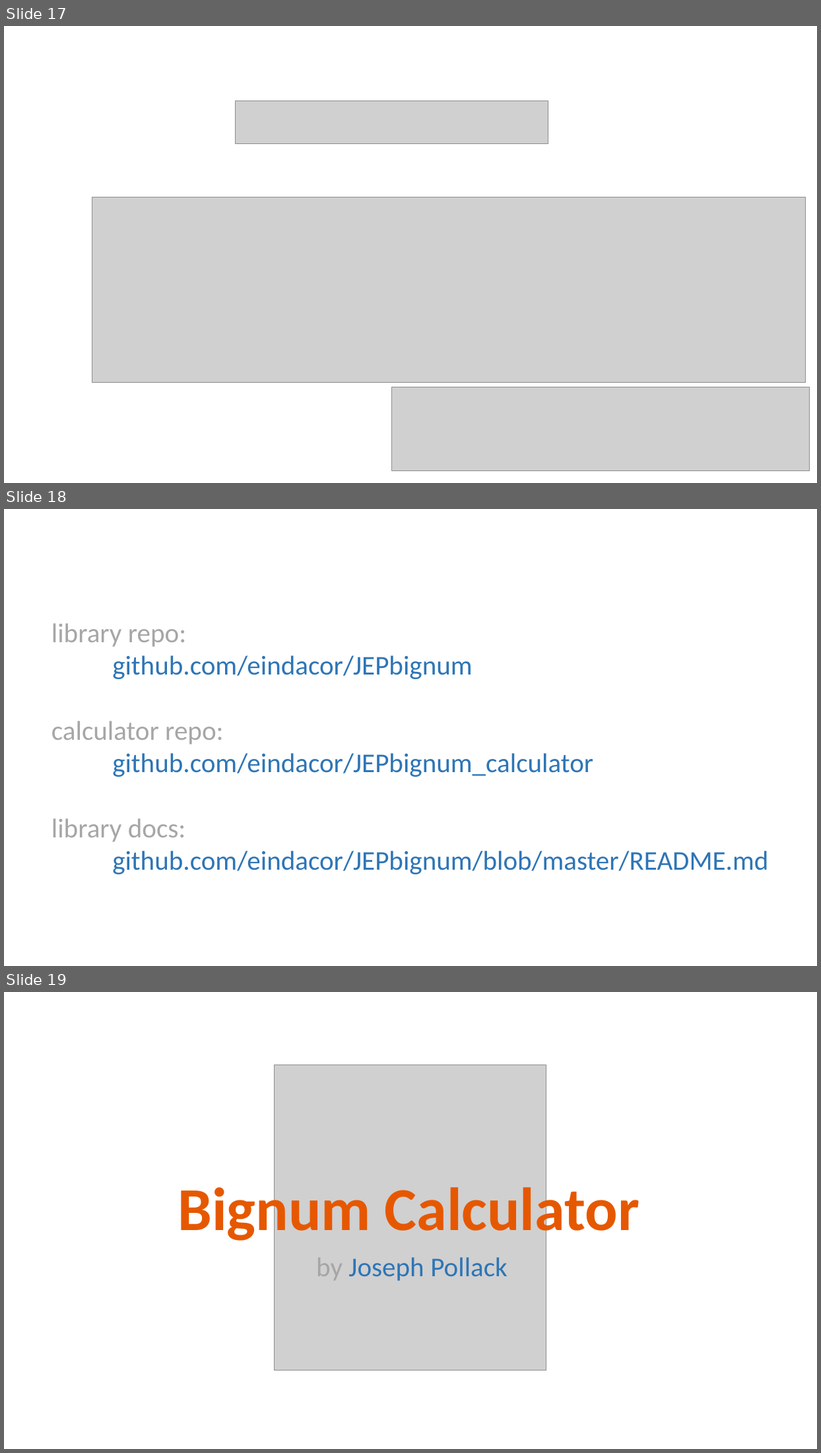
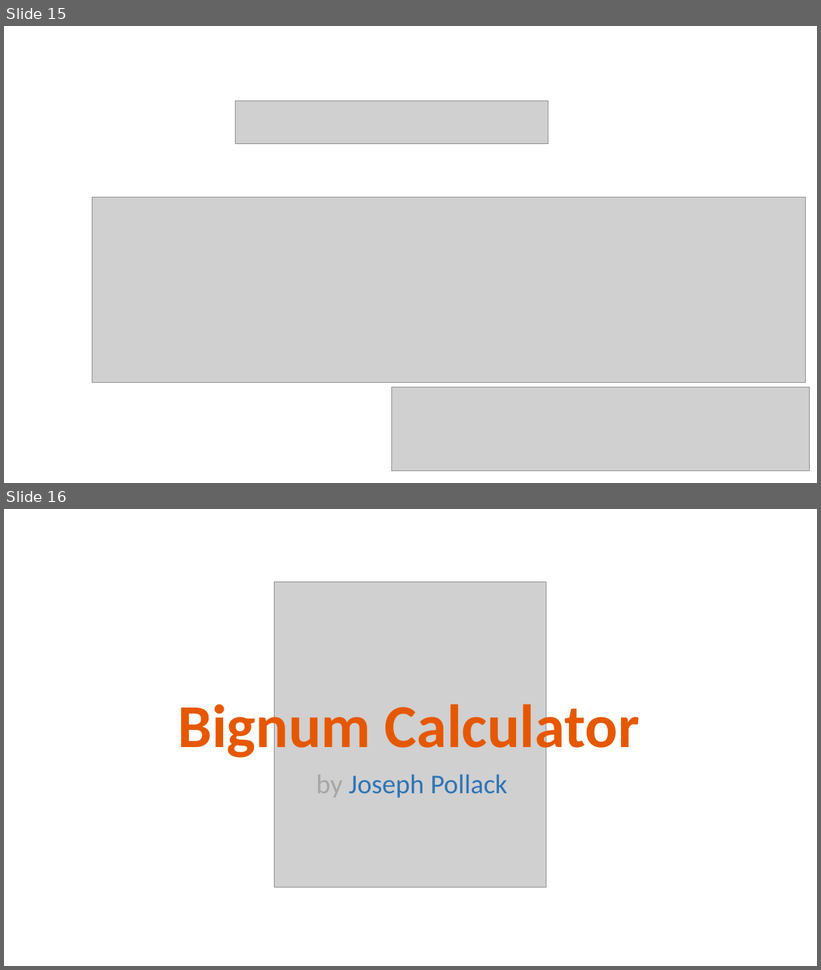
Before and after one commit to eindacor/JEPbignum_calculator, a slide deck: images/Bignum Presentation.pptx. Shown one above the other, each under a label of ours: slides 17, 18 and 19 before the commit, slides 15 and 16 after it. The pictures are 821x1453 and 821x970 pixels, drawn with LibreOffice and Linux fonts; fonts in the diff are those of the drawing; grey boxes stand for pictures; background and template pictures are left out. Boxes give left, top, right and bottom in pixels: in the first picture for what was removed or moved away, otherwise in the second. Text is boxed around its words. In the diff, an @@ line names an element or a change of style, - is before the commit and + after.

Commit message:
Update presentation

```diff
--- a/images/Bignum Presentation.pptx
+++ b/images/Bignum Presentation.pptx
@@ slide 18 removed at [4,509,817,966], background picture (left out) @@
@@ text removed at [52,623,768,875] @@
-library repo:
-github.com/eindacor/JEPbignum
-calculator repo:
-github.com/eindacor/JEPbignum_calculator
-library docs:
-github.com/eindacor/JEPbignum/blob/master/README.md
@@ what was slide 17 is now slide 15 @@
@@ what was slide 19 is now slide 16 @@
```
Also in this commit, not shown: 2 other slides removed, 1 other file.
